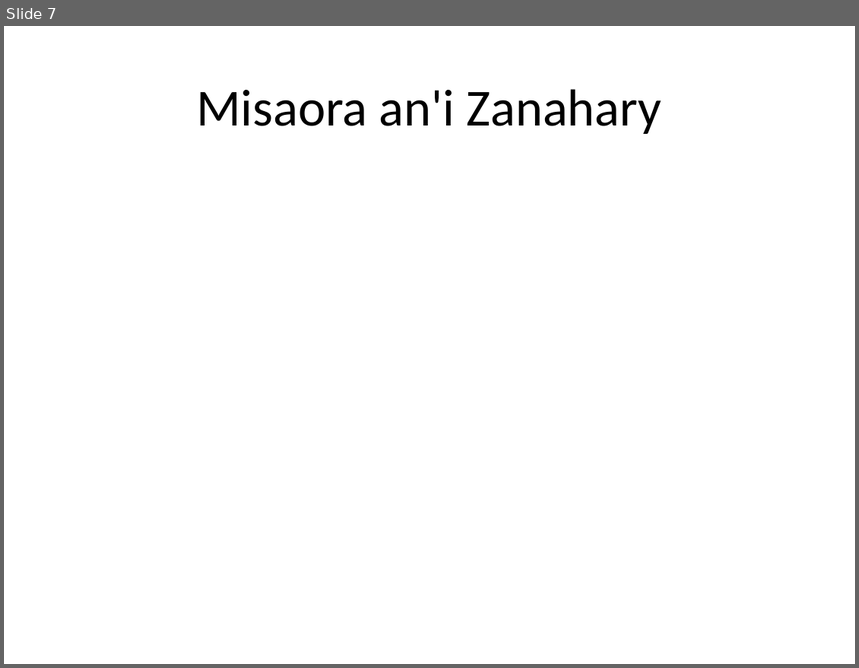
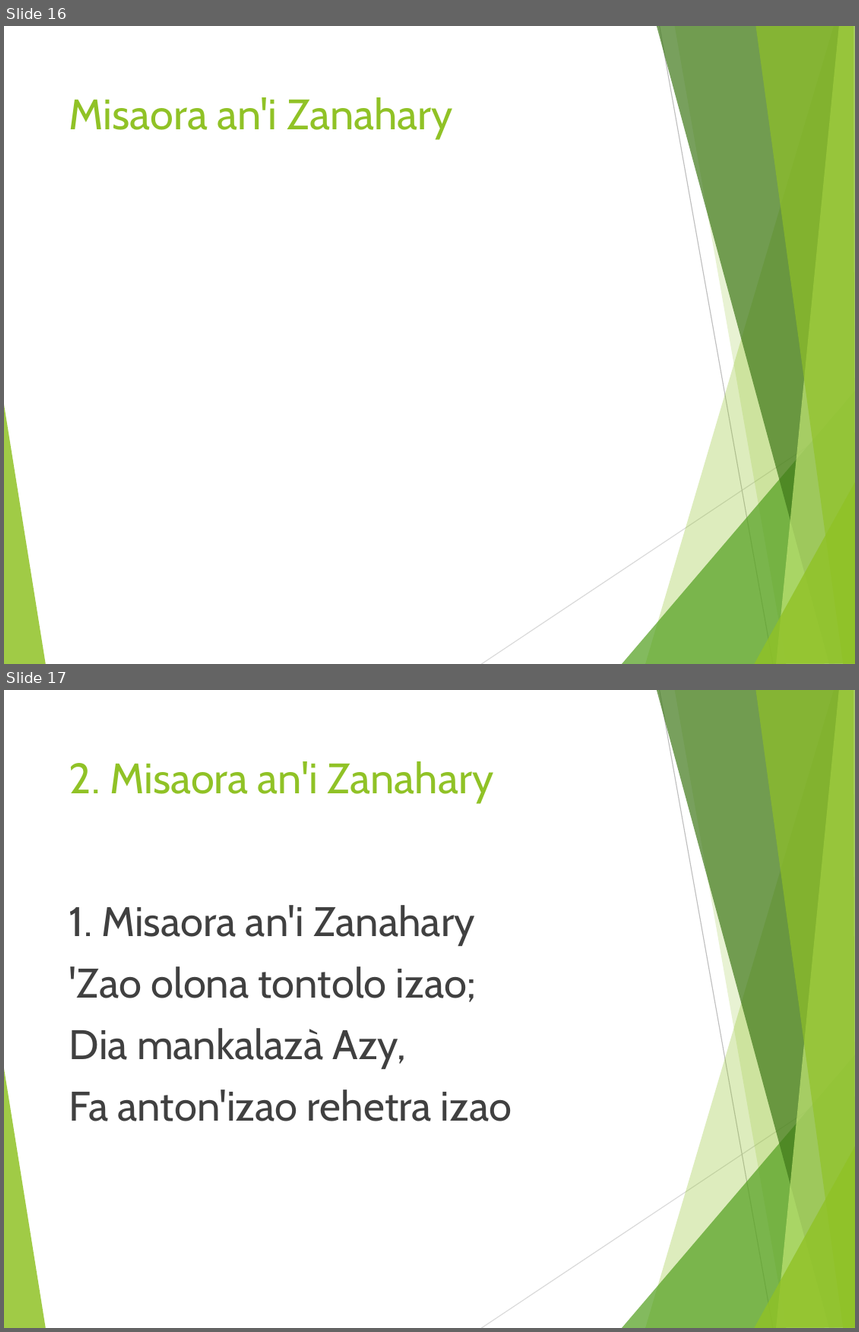
Before and after one commit to jojoX94/Powerpoint-cli--Python, a slide deck: chants.pptx. Shown one above the other, each under a label of ours: slide 7 before the commit, slides 16 and 17 after it. The pictures are 859x668 and 859x1332 pixels, drawn with LibreOffice and Linux fonts; fonts in the diff are those of the drawing. Boxes give left, top, right and bottom in pixels: in the first picture for what was removed or moved away, otherwise in the second. Text is boxed around its words. In the diff, an @@ line names an element or a change of style, - is before the commit and + after.

Commit message:
Apply default theme in powerpoint  to presentation

```diff
--- a/chants.pptx
+++ b/chants.pptx
@@ slide 17 added at [4, 690, 855, 1328], background #FFFFFF; not listed: 10 template elements that a slide beside it also shows @@
@@ title added at [69, 761, 494, 802], 36 pt, text #90C226 @@
+2. Misaora an'i Zanahary
@@ text added at [69, 905, 512, 1122], 35 pt, text #404040 @@
+1. Misaora an'i Zanahary
+'Zao olona tontolo izao;
+Dia mankalazà Azy,
+Fa anton'izao rehetra izao
@@ what was slide 7 is now slide 16 @@
@@ slide 16 changed as well @@
@@ title "Misaora an'i Zanahary": place and size @@
-title "Misaora an'i Zanahary" at [196, 89, 662, 134]
+title "Misaora an'i Zanahary" at [69, 97, 453, 138]
@@ title "Misaora an'i Zanahary" at [69, 97, 453, 138]: size 44 to 36 pt, font Calibri to Cabin, text colour #000000 to #90C226; alignment centre to left; vertical alignment middle to top @@
@@ group added at [4, 26, 855, 664]: 8 freeform shapes, 2 lines @@
```
Also in this commit, not shown: 13 other slides changed, 22 other slides added, 3 other files.
